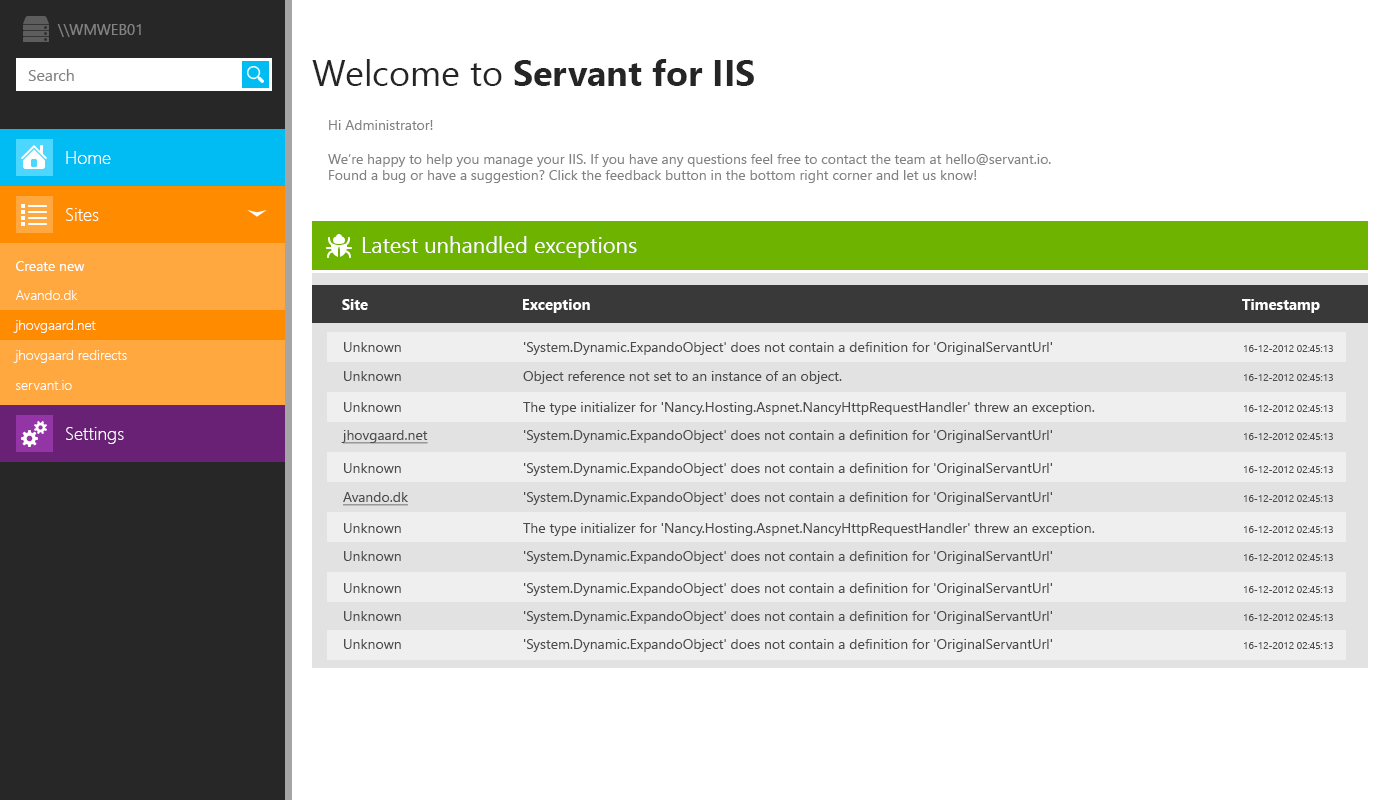
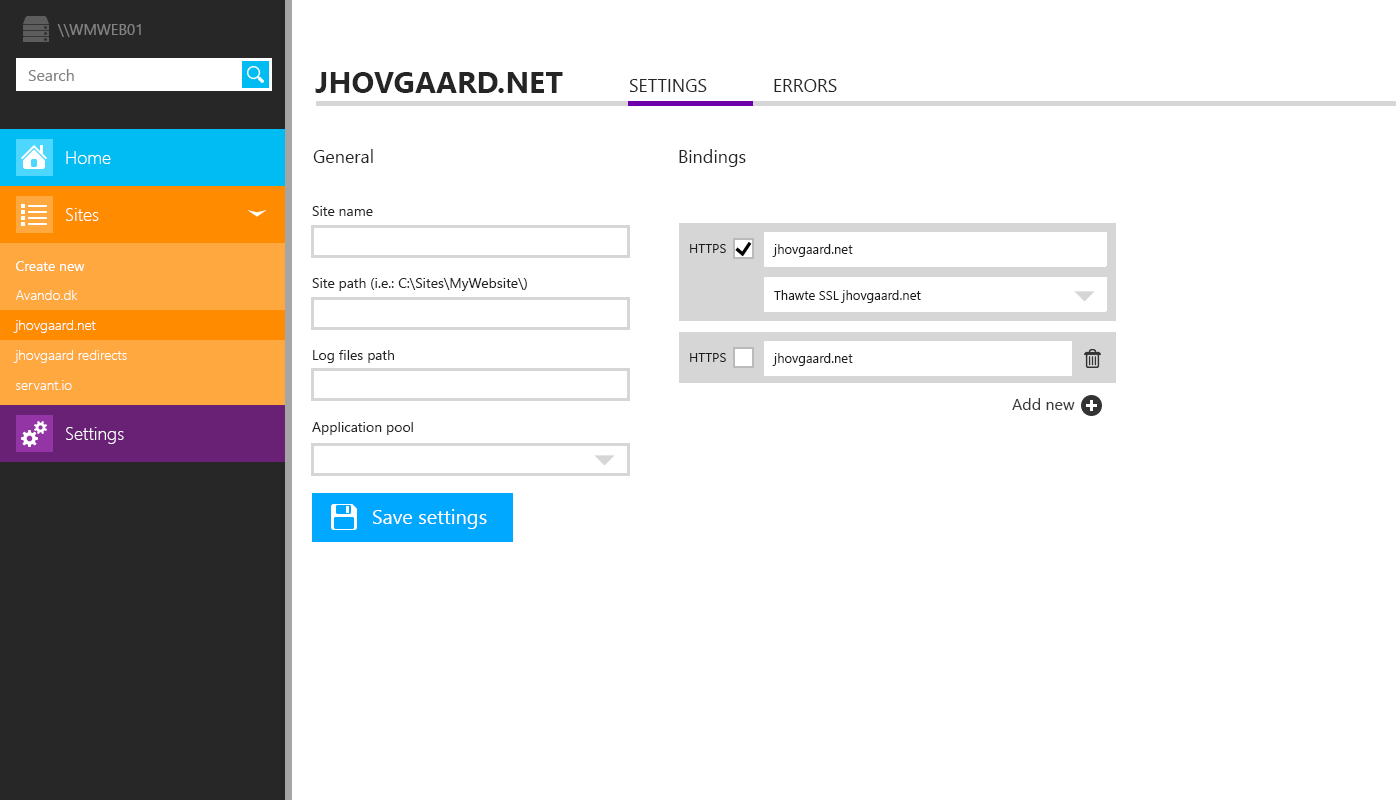
Two versions of the same layered image (1400px x 800px). Layer-by-layer changes:
showed group "Site details" (29 layers) over [left=311, top=72, right=1396, bottom=542]
hid group "Home" (1st of 2) (33 layers) over [left=312, top=59, right=1368, bottom=668]
